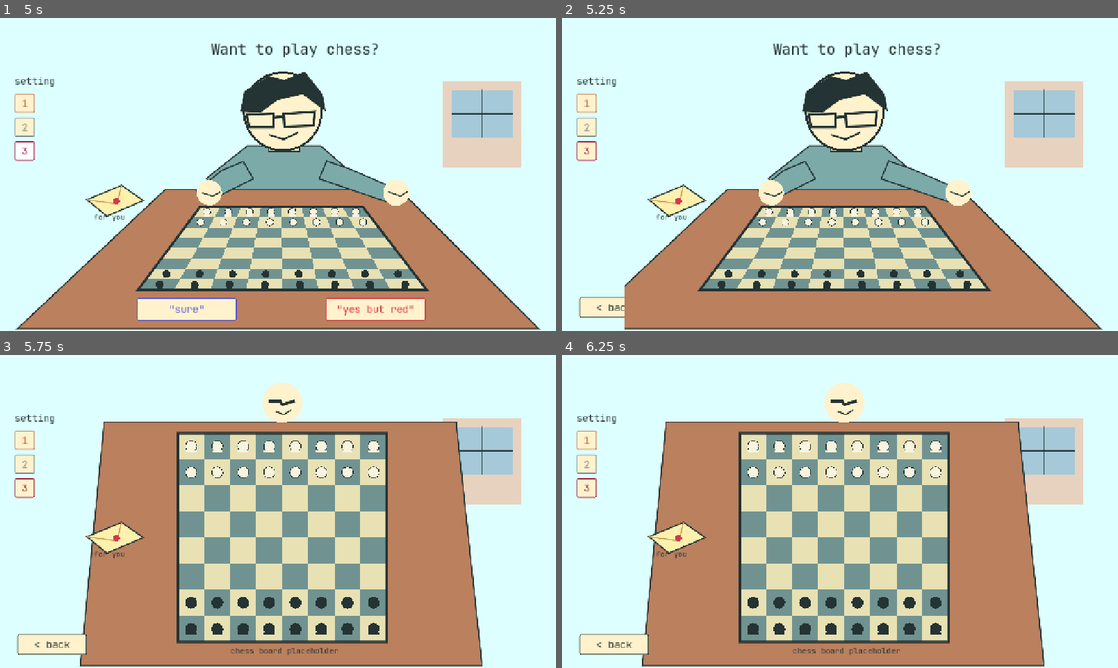
Above: before the commit, frames 1-4 (two rows, left to right).
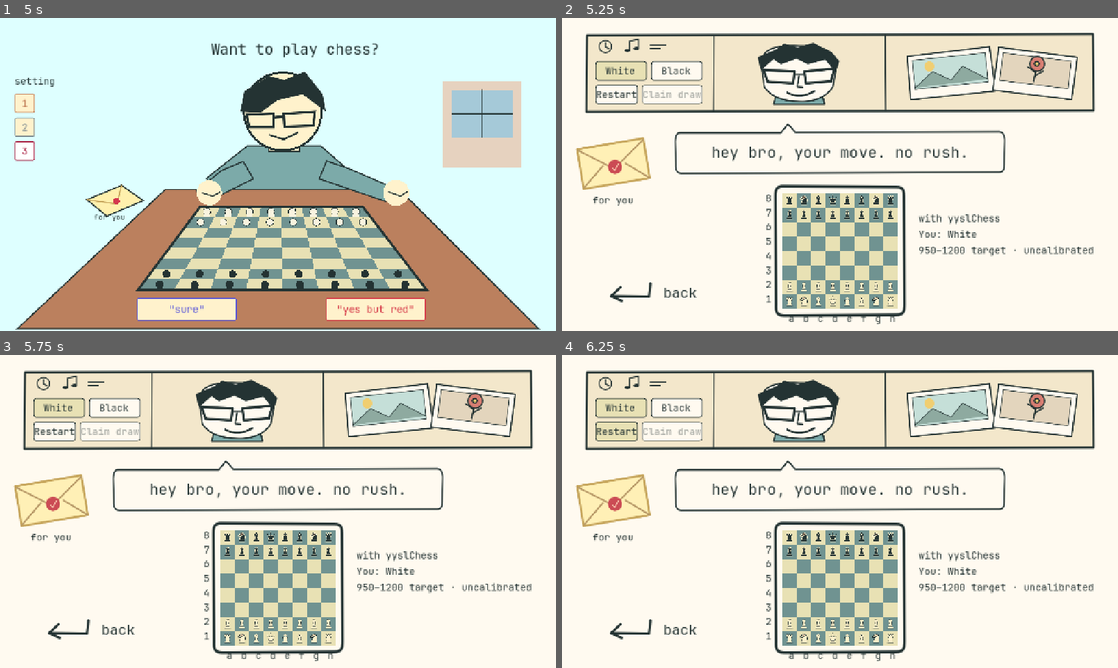
Above: after the commit, the same moments.

Repository: 2yysl/forstimpy
Game: Godot game, scene res://addons/slowbrainn_chess/integration/ChessIntegratedMain.tscn
The game is run twice, just before and just after one commit, with the same random seed, the same clock (stepped at 60 frames per second) and the same inputs. Before the commit the project starts from res://main.tscn.
Inputs (mouse positions are in pixels of both pictures, inside the frame that each line leads up to):
- Up to frame 1 (5 s): click "click to continue" at 0.5 s; tap Enter (ui_accept) at 1.25, 1.52, 1.82 s; move the mouse to (400, 158) at 1.27 s; click (400, 158) at 1.42 s; click "1" at 2 s; click "1" at 2.75 s; click "2" at 3.5 s; click "3" at 4.25 s
- Up to frame 2 (5.25 s): click "'sure'" at 5 s
- Up to frame 3 (5.75 s): no input
- Up to frame 4 (6.25 s): click (617, 430) at 5.75 s, where only the run after the commit has a clickable "Restart"

Frame 1 is identical in both runs. In frame 2, 97% of the frame differs, in the area x 0-100%, y 0-100%; in frame 3, 95%; in frame 4, 95%.

Commit message:
chore: make prior chess version launch through F5

Diff:
--- a/yassine-game/project.godot
+++ b/yassine-game/project.godot
@@ -11,7 +11,7 @@
 [application]
 
 config/name="yassine game"
-run/main_scene="uid://41hyr6m2pa78"
+run/main_scene="res://addons/slowbrainn_chess/integration/ChessIntegratedMain.tscn"
 config/features=PackedStringArray("4.7", "GL Compatibility")
 boot_splash/show_image=false
 boot_splash/use_filter=false
@@ -19,7 +19,7 @@
 
 [autoload]
 
-LoadingMessages="*uid://benbuqx2m1r0y"
+LoadingMessages="*res://scripts/LoadingMessages.gd"
 _mcp_game_helper="*res://addons/godot_ai/runtime/game_helper.gd"
 
 [display]
Not shown, changed: yassine-game/addons/slowbrainn_chess/tests/test_integration.gd
Not shown, changed: yassine-game/export_presets.cfg
Not shown, added: AGENTS.md
Not shown, changed: yassine-game/addons/slowbrainn_chess/integration/TEST_REPORT.md
